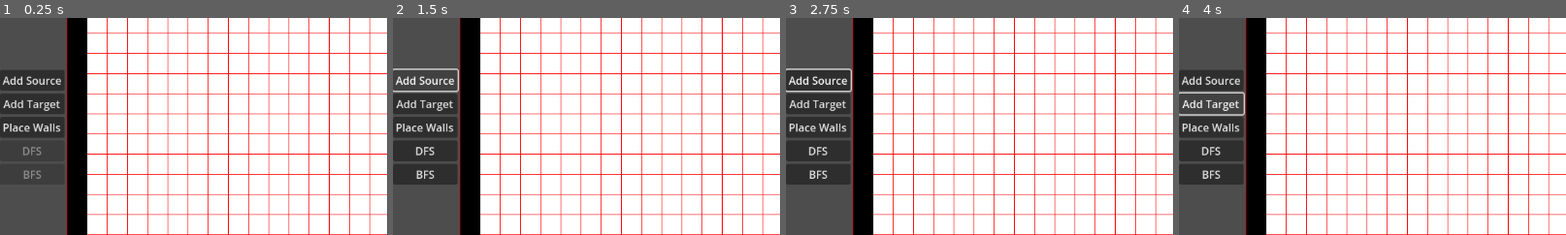
Above: before the commit, frames 1-4 (left to right).
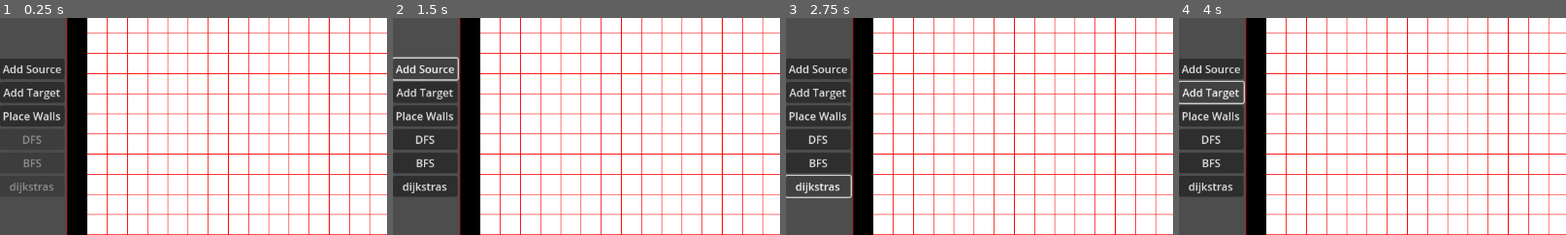
Above: after the commit, the same moments.

Repository: 702BH/GameAIProjects
Game: Godot game, scene res://ProgrammingGameAIByExample/Graphs/dfs_grid_vis.tscn
Two runs of this game, one before a commit and one after it. Both use one fixed random seed, a clock stepped at 60 frames per second and the inputs below. The project has no main scene, so this scene is started directly.
Inputs (mouse positions are % of the whole screen's width and height, from its top left):
- Up to frame 1 (0.25 s): no input
- Up to frame 2 (1.5 s): click "Add Source" at 0.5 s; click "Add Source" at 1.25 s
- Up to frame 3 (2.75 s): click (4, 64) at 2 s, where only the run after the commit has a clickable "dijkstras"
- Up to frame 4 (4 s): click "Add Target" at 2.75 s; click "Add Target" at 3.5 s
The pictures show only the part of the screen within x 0-50%, y 25-75%; the shares and areas given below are measured in that part.

The runs differ from the first frame. In frame 1, 3.2% of the frame differs, in the area x 0-17%, y 18-81%; in frame 2, 4.1%; in frame 3, 4.2%; in frame 4, 4.5%, in the area x 0-18%, y 18-83%.
Error after the commit: Invalid access to property or key 'id' on a base object of type 'Nil'. (res://ProgrammingGameAIByExample/Graphs/dfs_grid_vis.gd:173)

Commit message:
implemented dijkstras algorithm

Diff:
--- a/aiforgamesprojects/ProgrammingGameAIByExample/Graphs/SparseGraph.gd
+++ b/aiforgamesprojects/ProgrammingGameAIByExample/Graphs/SparseGraph.gd
@@ -130,3 +130,39 @@
 				parents[edge.to] = next.id
 				queue.push_back(nodes[edge.to])
 	return false
+
+
+func dijkstras(source: int, target: int) -> Array[GraphVertex]:
+	var result : Array[GraphVertex] = []
+	var costs : Dictionary = {}
+	var parents : Dictionary = {}
+
+
+	var queue = []
+	for node in nodes:
+		if node == null:
+			continue
+		costs[node.id] = 9223372036854775807
+		queue.push_back(node.id)
+	costs[source] = 0
+	parents[source] = null
+
+	queue.sort_custom(func(a, b): return costs[a] < costs[b])
+
+	while queue.size() > 0:
+		var current_node = queue.pop_front()
+		var neighbors = edges[current_node]
+		var cost = costs[current_node]
+		for edge:GraphEdge in neighbors:
+			var new_cost = cost + edge.cost
+			if costs[edge.to] > new_cost:
+				costs[edge.to] = new_cost
+				parents[edge.to] = current_node
+				queue.sort_custom(func(a, b): return costs[a] < costs[b])
+
+	var path_to_target: Array[GraphVertex]  = []
+	var current = target
+	while current != null:
+		path_to_target.push_front(nodes[current])
+		current = parents.get(current, null)
+	return path_to_target
--- a/aiforgamesprojects/ProgrammingGameAIByExample/Graphs/dfs_grid_vis.gd
+++ b/aiforgamesprojects/ProgrammingGameAIByExample/Graphs/dfs_grid_vis.gd
@@ -10,6 +10,7 @@
 @onready var grid: ReferenceRect= $Control/HBoxContainer/Grid
 @onready var dfs_button := $Control/HBoxContainer/Buttons/dfs
 @onready var bfs_button := $Control/HBoxContainer/Buttons/bfs
+@onready var dijkstras := $Control/HBoxContainer/Buttons/dijkstras
 
 var graph: SparseGraph
 var resolution := 30.0
@@ -57,7 +58,7 @@
 						var neighbor = grid_world[i+k][j+l]
 						if neighbor == null:
 							continue
-						graph.add_edge(node.id, neighbor.id, 0.0)
+						graph.add_edge(node.id, neighbor.id, randf_range(1.0, 15.0))
 	#print(grid_world)
 	#print(graph.edges)
 	grid.graph = graph
@@ -116,9 +117,11 @@
 	if source_node != null and target_node != null:
 		dfs_button.disabled = false
 		bfs_button.disabled = false
+		dijkstras.disabled = false
 	else:
 		dfs_button.disabled = true
 		bfs_button.disabled = true
+		dijkstras.disabled = true
 
 func on_target_placed() -> void:
 	target_button.button_pressed = false
@@ -132,6 +135,7 @@
 	if source_node != null and target_node != null:
 		dfs_button.disabled = false
 		bfs_button.disabled = false
+		dijkstras.disabled = false
 
 func _on_target_toggled(toggled_on: bool) -> void:
 	placing = toggled_on
@@ -162,3 +166,10 @@
 func _on_button_pressed() -> void:
 	#grid.paths = []
 	bfs_path = graph.breadth_first_search_source(source_node.id, target_node.id)
+
+
+
+func _on_dijkstras_pressed() -> void:
+	var path = graph.dijkstras(source_node.id, target_node.id)
+	for i in range(path.size()):
+		print(path[i].vertex_text())
--- a/aiforgamesprojects/ProgrammingGameAIByExample/Graphs/dfs_grid_vis.tscn
+++ b/aiforgamesprojects/ProgrammingGameAIByExample/Graphs/dfs_grid_vis.tscn
@@ -56,6 +56,11 @@
 disabled = true
 text = "BFS"
 
+[node name="dijkstras" type="Button" parent="Control/HBoxContainer/Buttons"]
+layout_mode = 2
+disabled = true
+text = "dijkstras"
+
 [node name="Grid" type="ReferenceRect" parent="Control/HBoxContainer"]
 custom_minimum_size = Vector2(1052, 640)
 layout_mode = 2
@@ -69,6 +74,7 @@
 [connection signal="toggled" from="Control/HBoxContainer/Buttons/Walls" to="." method="_on_walls_toggled"]
 [connection signal="pressed" from="Control/HBoxContainer/Buttons/dfs" to="." method="_on_dfs_pressed"]
 [connection signal="pressed" from="Control/HBoxContainer/Buttons/bfs" to="." method="_on_button_pressed"]
+[connection signal="pressed" from="Control/HBoxContainer/Buttons/dijkstras" to="." method="_on_dijkstras_pressed"]
 [connection signal="mouse_entered" from="Control/HBoxContainer/Grid" to="Control/HBoxContainer/Grid" method="_on_mouse_entered"]
 [connection signal="mouse_exited" from="Control/HBoxContainer/Grid" to="Control/HBoxContainer/Grid" method="_on_mouse_exited"]
 [connection signal="resized" from="Control/HBoxContainer/Grid" to="Control/HBoxContainer/Grid" method="_on_resized"]
